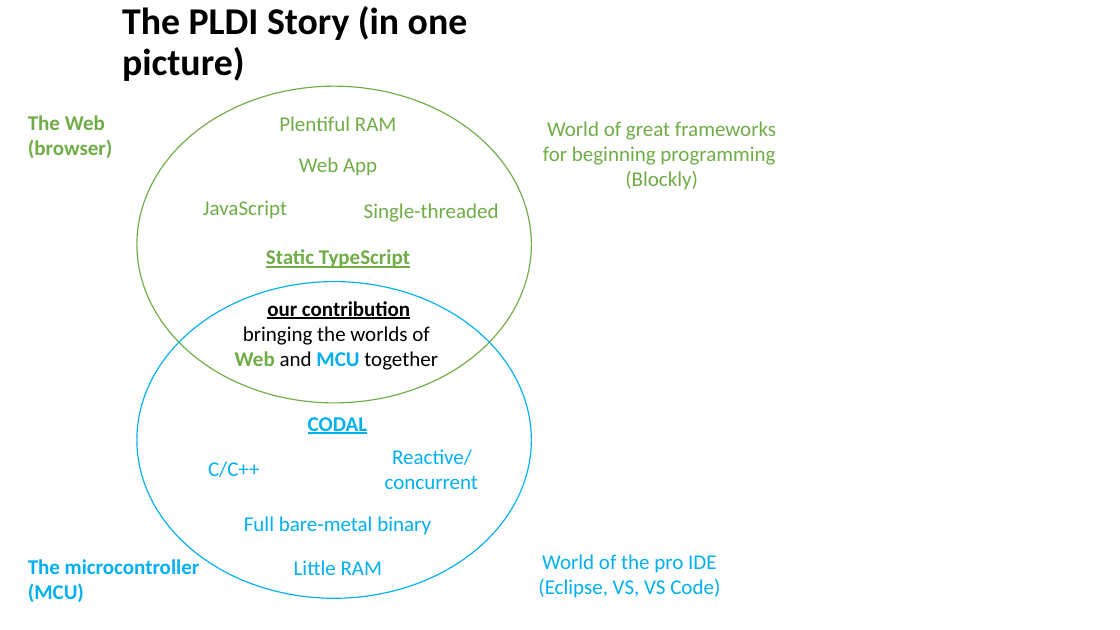
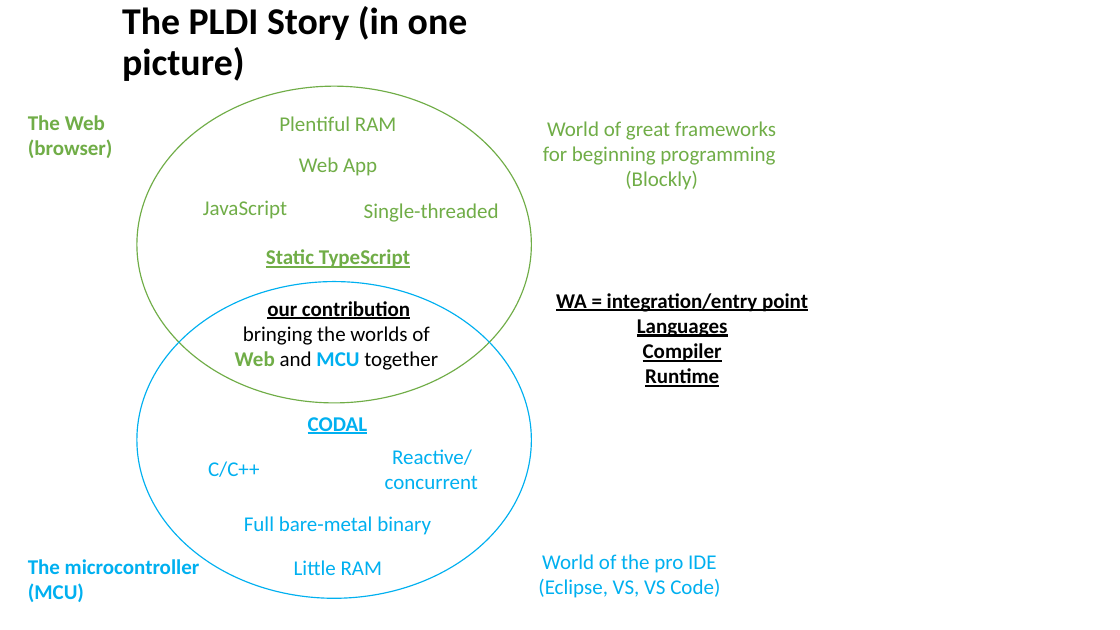
Before and after one commit to microsoft/pxt, a slide deck: slide 1 of papers/tr2017/diagrams.pptx. Drawn at 1120x630 pixels with LibreOffice and Linux fonts; fonts in the diff are those of the drawing. Boxes give left, top, right and bottom in pixels: in the first picture for what was removed or moved away, otherwise in the second. Text is boxed around its words. In the diff, an @@ line names an element or a change of style, - is before the commit and + after.

```diff
--- a/papers/tr2017/diagrams.pptx
+++ b/papers/tr2017/diagrams.pptx
@@ text added at <box>556,293,808,387</box>, 18 pt, text #000000, bold, underline @@
+WA = integration/entry point
+Languages
+Compiler
+Runtime
```
Also in this commit, not shown: 1 other file.
